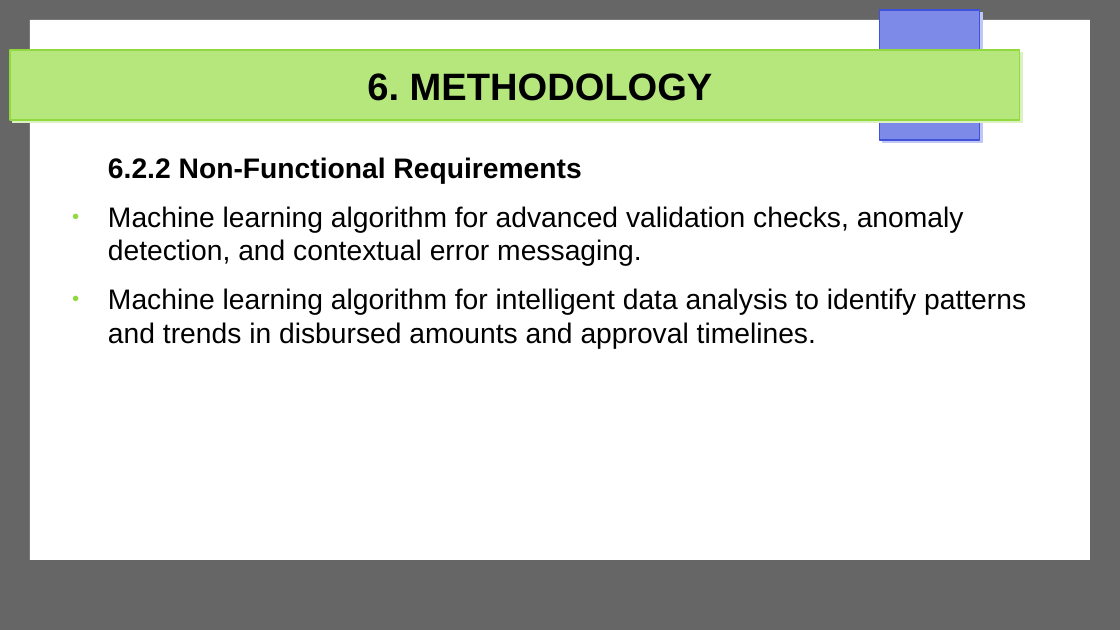
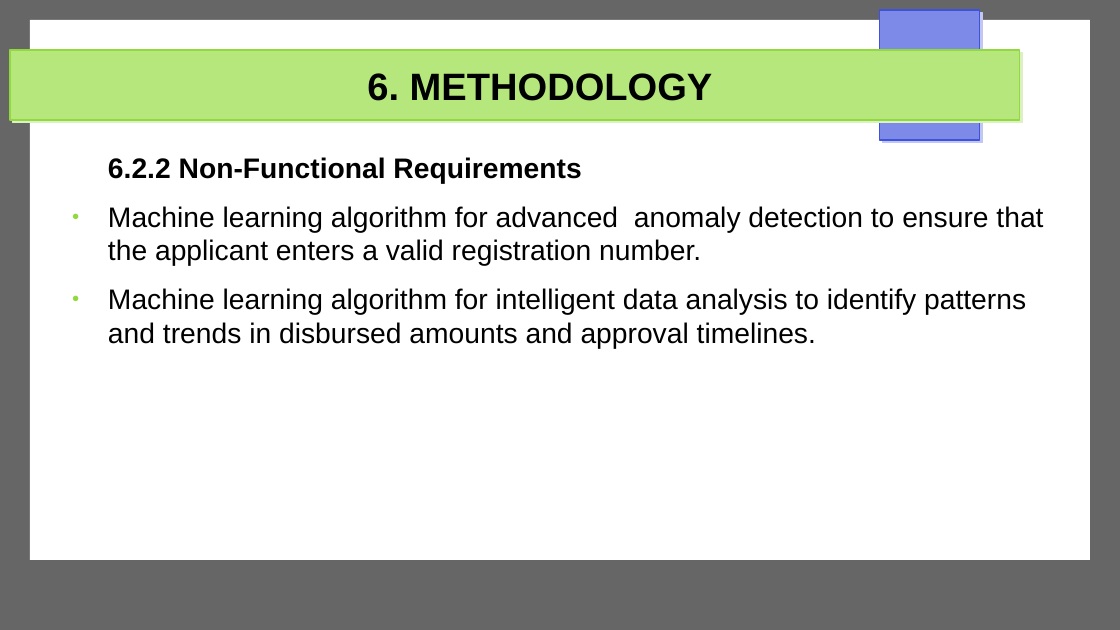
Before and after one commit to Michael-Otieno-Kasuku/Mashinani, a slide deck: slide 27 of docs/proposal/mashinani.odp. Drawn at 1120x630 pixels with LibreOffice and Linux fonts; fonts in the diff are those of the drawing. Boxes give left, top, right and bottom in pixels: in the first picture for what was removed or moved away, otherwise in the second. Text is boxed around its words. In the diff, an @@ line names an element or a change of style, - is before the commit and + after.

```diff
--- a/docs/proposal/mashinani.odp
+++ b/docs/proposal/mashinani.odp
@@ text at (x1=108, y1=206, x2=1043, y2=266): text changed @@
-● Machine learning algorithm for advanced validation checks, anomaly detection, and contextual error messaging.
+● Machine learning algorithm for advanced anomaly detection to ensure that the applicant enters a valid registration number.
```
Also in this commit, not shown: 1 other slide changed.
